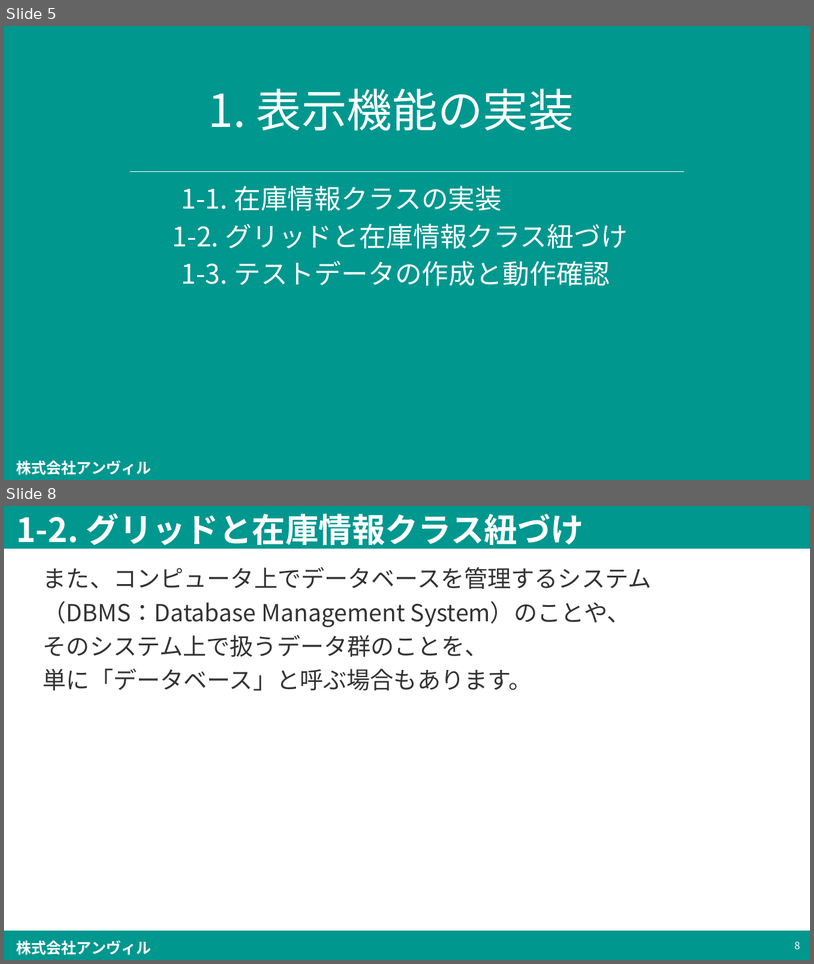
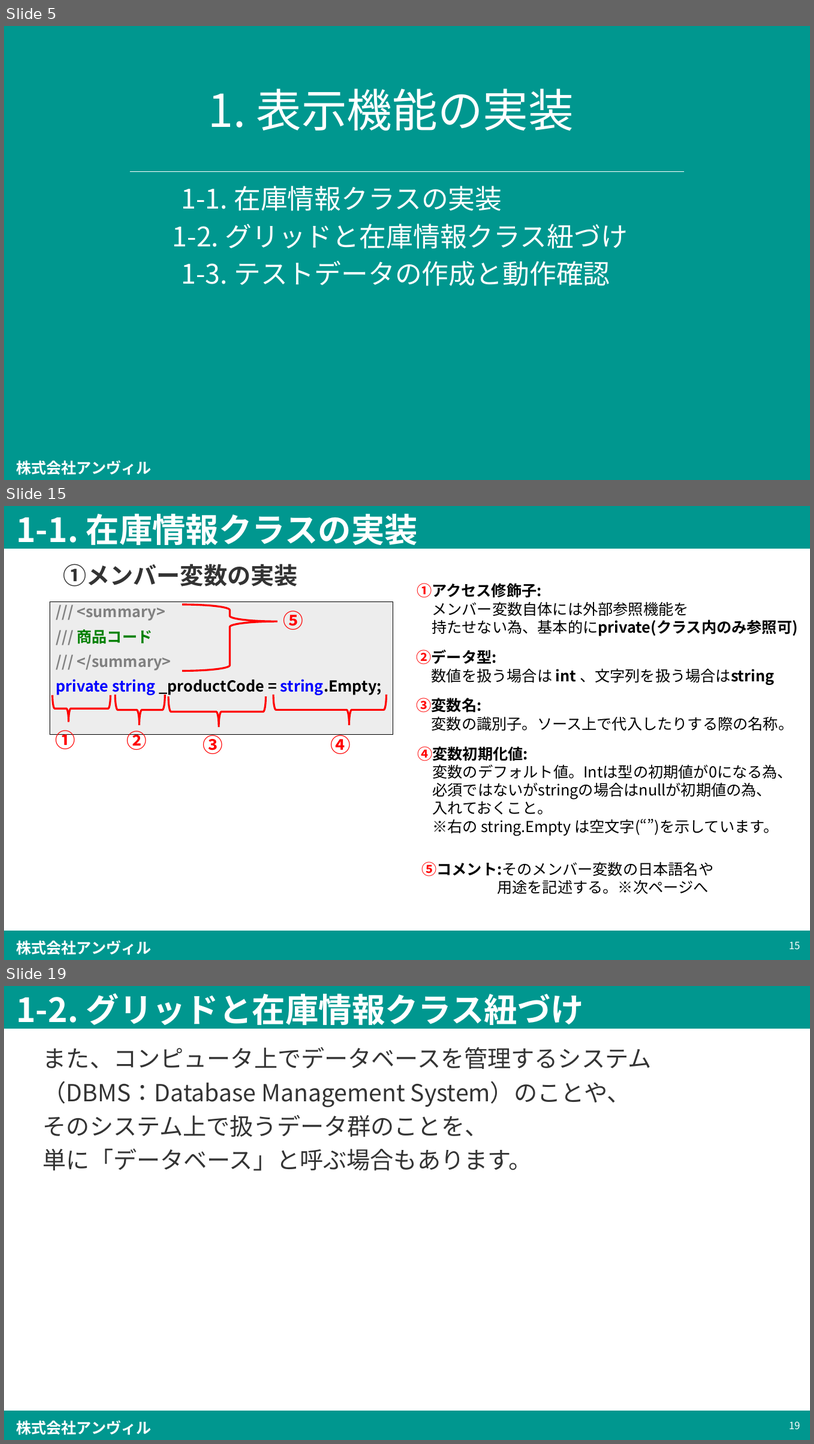
Before and after one commit to simada-anvil/trainingSample, a slide deck: trainingSample/[Anvil]プログラミング入門(仮題) (第1.0版) .pptx. Shown one above the other, each under a label of ours: slides 5 and 8 before the commit, slides 5, 15 and 19 after it; the slides between them are not shown. The pictures are 814x964 and 814x1444 pixels, drawn with LibreOffice and Linux fonts; fonts in the diff are those of the drawing; background and template pictures are left out. Boxes give left, top, right and bottom in pixels: in the first picture for what was removed or moved away, otherwise in the second. Text is boxed around its words. In the diff, an @@ line names an element or a change of style, - is before the commit and + after.

```diff
--- a/trainingSample/[Anvil]プログラミング入門(仮題) (第1.0版) .pptx
+++ b/trainingSample/[Anvil]プログラミング入門(仮題) (第1.0版) .pptx
@@ slide 15 added at box(4, 506, 810, 960), background #FFFFFF; not listed: 3 template elements that a slide beside it also shows @@
@@ title added at box(16, 514, 418, 550), 39.6 pt, text #FFFFFF, bold @@
+1-1. 在庫情報クラスの実装
@@ text added at box(63, 564, 297, 586), 28 pt, text #333333, bold @@
+①メンバー変数の実装
@@ text added at box(417, 583, 798, 636), 18 pt, text #000000 @@
+①アクセス修飾子:
+メンバー変数自体には外部参照機能を
+持たせない為、基本的にprivate(クラス内のみ参照可)
@@ rectangle added at box(50, 601, 393, 735), fill #EDEDED, outline #000000 0.75 pt, 18 pt, text #808080, bold @@
+/// <summary>
+/// 商品コード
+/// </summary>
+private string _productCode = string.Empty;
@@ right brace added at box(182, 604, 278, 671), outline #FF0000 2.25 pt @@
@@ text added at box(283, 610, 303, 630), 24 pt, text #FF0000, bold @@
+⑤
@@ text added at box(417, 649, 774, 685), 18 pt, text #000000 @@
+②データ型:
+数値を扱う場合は int 、文字列を扱う場合はstring
@@ right brace added at box(53, 696, 110, 722), outline #FF0000 2.25 pt @@
@@ right brace added at box(116, 695, 165, 725), outline #FF0000 2.25 pt @@
@@ right brace added at box(168, 696, 266, 727), outline #FF0000 2.25 pt @@
@@ right brace added at box(273, 694, 387, 724), outline #FF0000 2.25 pt @@
@@ text added at box(417, 697, 794, 730), 18 pt, text #000000 @@
+③変数名:
+変数の識別子。ソース上で代入したりする際の名称。
@@ text added at box(56, 730, 76, 749), 24 pt, text #FF0000, bold @@
+①
@@ text added at box(127, 730, 147, 750), 24 pt, text #FF0000, bold @@
+②
@@ text added at box(203, 734, 224, 754), 24 pt, text #FF0000, bold @@
+③
@@ text added at box(331, 734, 351, 754), 24 pt, text #FF0000, bold @@
+④
@@ text added at box(417, 746, 793, 835), 18 pt, text #000000 @@
+④変数初期化値:
+変数のデフォルト値。Intは型の初期値が0になる為、
+必須ではないがstringの場合はnullが初期値の為、
+入れておくこと。
+※右の string.Empty は空文字(“”)を示しています。
@@ text added at box(422, 861, 714, 894), 18 pt, text #000000 @@
+⑤コメント:そのメンバー変数の日本語名や
+用途を記述する。※次ページへ
@@ page number added at box(789, 941, 801, 949), 12 pt, text #FFFFFF @@
+15
@@ what was slide 8 is now slide 19 @@
@@ page number at box(789, 1421, 801, 1429): text changed @@
-8
+19
```
Also in this commit, not shown: 1 slide changed, 11 other slides added, 1 slide removed, 2 other files.
